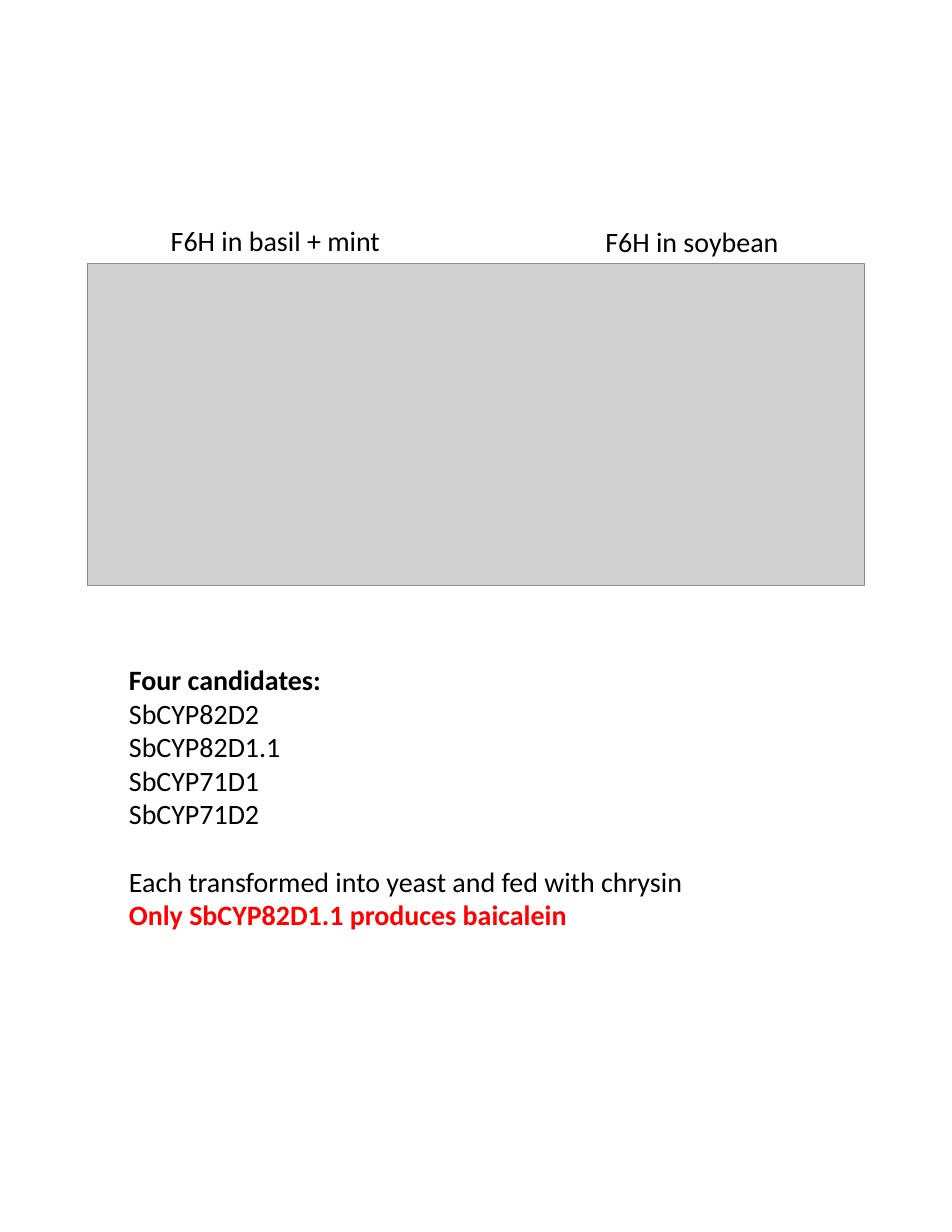
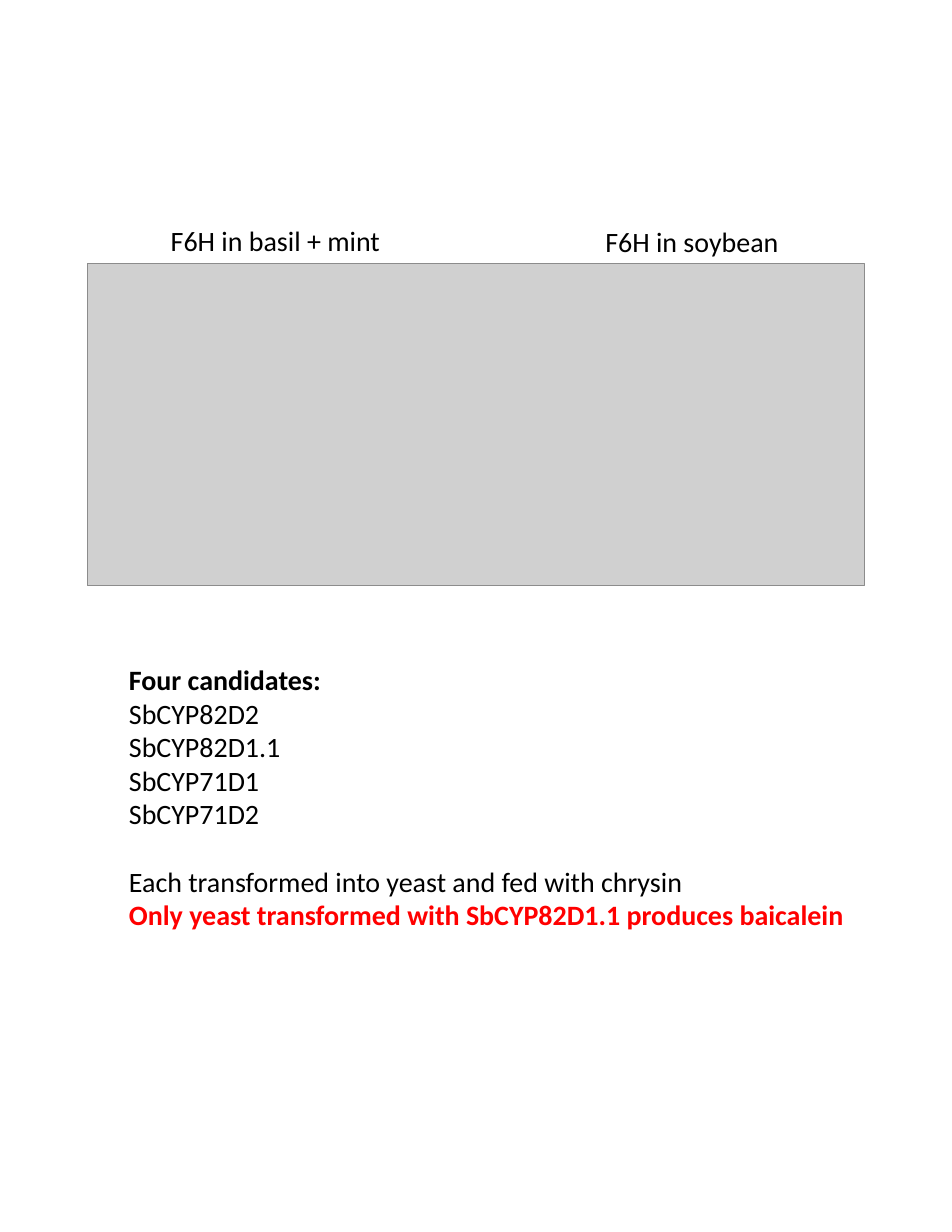
Before and after one commit to bryceaskey/scutellariaMetabolites, a slide deck: slide 3 of figures/manuscript/isoscutellarin/figure_legend.pptx. Drawn at 952x1232 pixels with LibreOffice and Linux fonts; fonts in the diff are those of the drawing; grey boxes stand for pictures. Boxes give left, top, right and bottom in pixels: in the first picture for what was removed or moved away, otherwise in the second. Text is boxed around its words. In the diff, an @@ line names an element or a change of style, - is before the commit and + after.

```diff
--- a/figures/manuscript/isoscutellarin/figure_legend.pptx
+++ b/figures/manuscript/isoscutellarin/figure_legend.pptx
@@ text at (x1=129, y1=905, x2=844, y2=930): text changed @@
-Only SbCYP82D1.1 produces baicalein
+Only yeast transformed with SbCYP82D1.1 produces baicalein
```
Also in this commit, not shown: 2 other slides changed, 3 other files.
